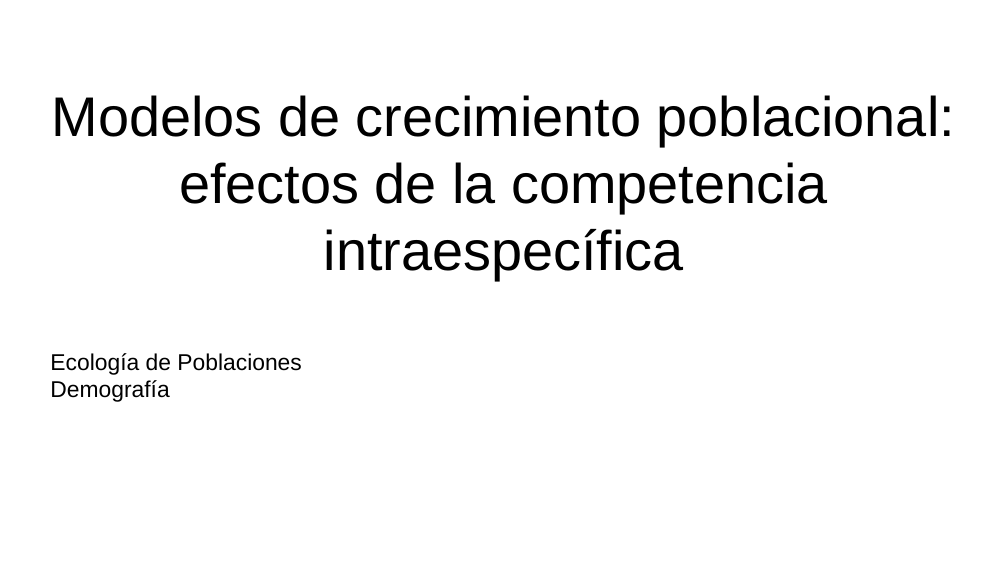
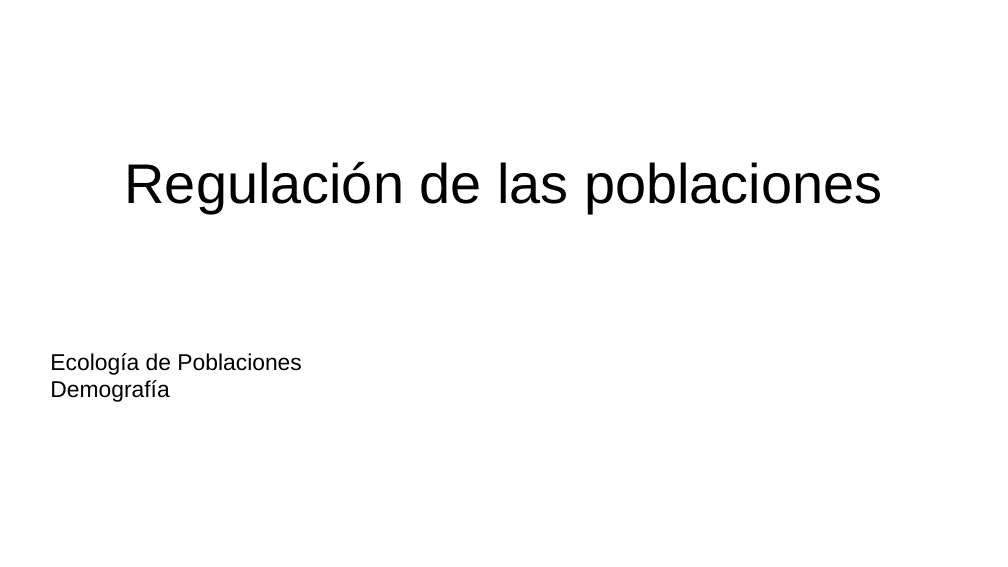
Before and after one commit to gerardommc/Ecologia-poblaciones, a slide deck: slide 1 of Unidad-2/Regulacion-poblaciones.odp. Drawn at 1008x567 pixels with LibreOffice and Linux fonts; fonts in the diff are those of the drawing. Boxes give left, top, right and bottom in pixels: in the first picture for what was removed or moved away, otherwise in the second. Text is boxed around its words. In the diff, an @@ line names an element or a change of style, - is before the commit and + after.

```diff
--- a/Unidad-2/Regulacion-poblaciones.odp
+++ b/Unidad-2/Regulacion-poblaciones.odp
@@ title at bbox=[125, 162, 882, 213]: text changed @@
-Modelos de crecimiento poblacional: efectos de la competencia intraespecífica
+Regulación de las poblaciones
```
Also in this commit, not shown: 3 slides added, 15 slides removed, 3 other files.
